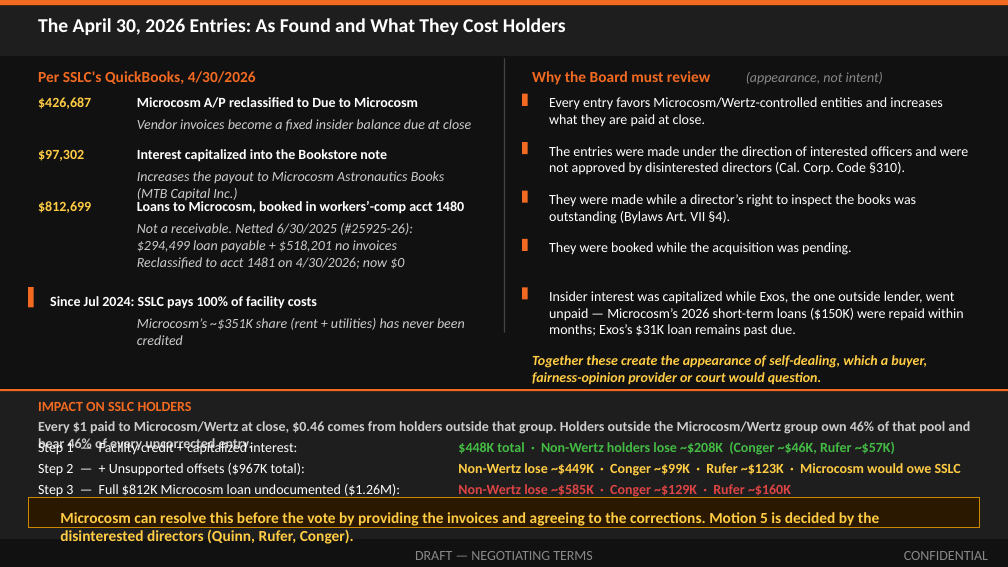
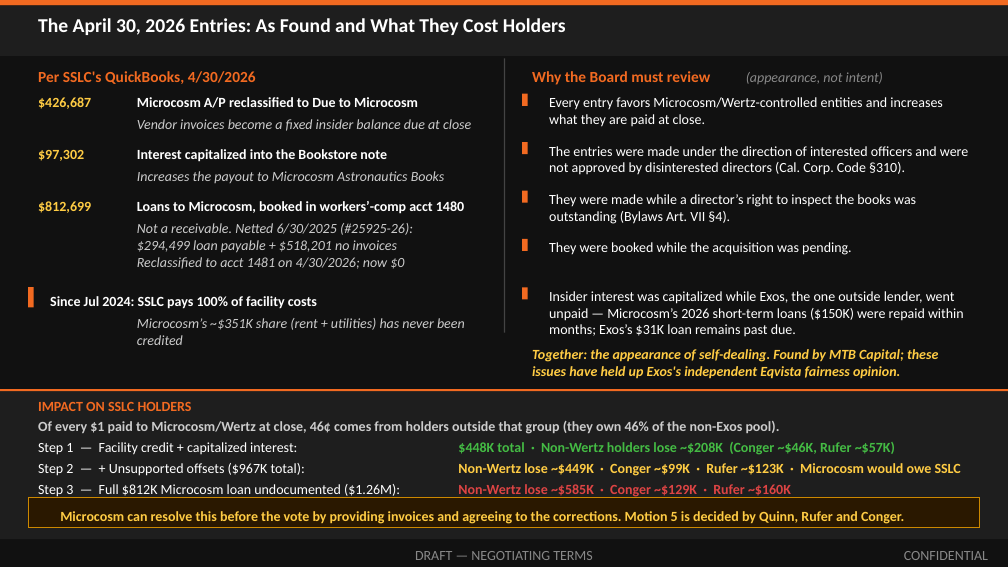
Before and after one commit to ExosAerospace/workspace, a slide deck: slide 7 of drafts/Exos_SSLC_Board_Offer_Overview_2026-10-12_r5.pptx. Drawn at 1008x567 pixels with LibreOffice and Linux fonts; fonts in the diff are those of the drawing. Boxes give left, top, right and bottom in pixels: in the first picture for what was removed or moved away, otherwise in the second. Text is boxed around its words. In the diff, an @@ line names an element or a change of style, - is before the commit and + after.

```diff
--- a/drafts/Exos_SSLC_Board_Offer_Overview_2026-10-12_r5.pptx
+++ b/drafts/Exos_SSLC_Board_Offer_Overview_2026-10-12_r5.pptx
@@ text at [137,171,445,183]: text changed @@
-Increases the payout to Microcosm Astronautics Books (MTB Capital Inc.)
+Increases the payout to Microcosm Astronautics Books
@@ text at [532,349,938,379]: text changed @@
-Together these create the appearance of self-dealing, which a buyer, fairness-opinion provider or court would question.
+Together: the appearance of self-dealing. Found by MTB Capital; these issues have held up Exos's independent Eqvista fairness opinion.
@@ text at [38,421,780,434]: text changed @@
-Every $1 paid to Microcosm/Wertz at close, $0.46 comes from holders outside that group. Holders outside the Microcosm/Wertz group own 46% of that pool and bear 46% of every uncorrected entry.
+Of every $1 paid to Microcosm/Wertz at close, 46¢ comes from holders outside that group (they own 46% of the non-Exos pool).
@@ text at [60,511,904,524]: text changed; size 11 to 10 pt @@
-Microcosm can resolve this before the vote by providing the invoices and agreeing to the corrections. Motion 5 is decided by the disinterested directors (Quinn, Rufer, Conger).
+Microcosm can resolve this before the vote by providing invoices and agreeing to the corrections. Motion 5 is decided by Quinn, Rufer and Conger.
```
Also in this commit, not shown: 6 other slides changed, 2 other files.
